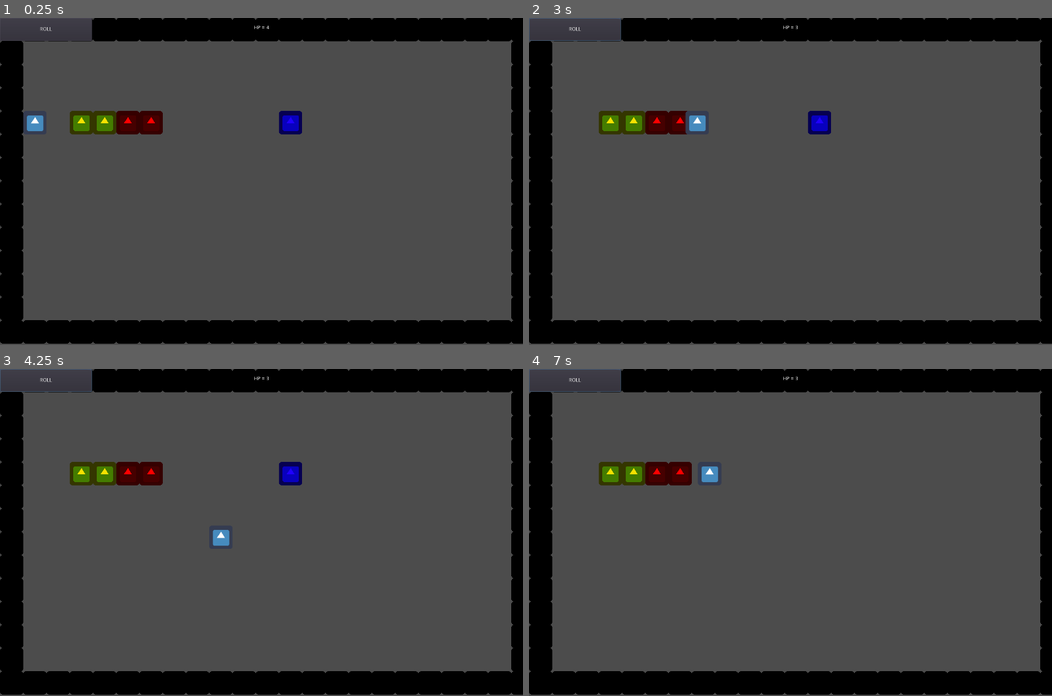
Above: before the commit, frames 1-4 (two rows, left to right).
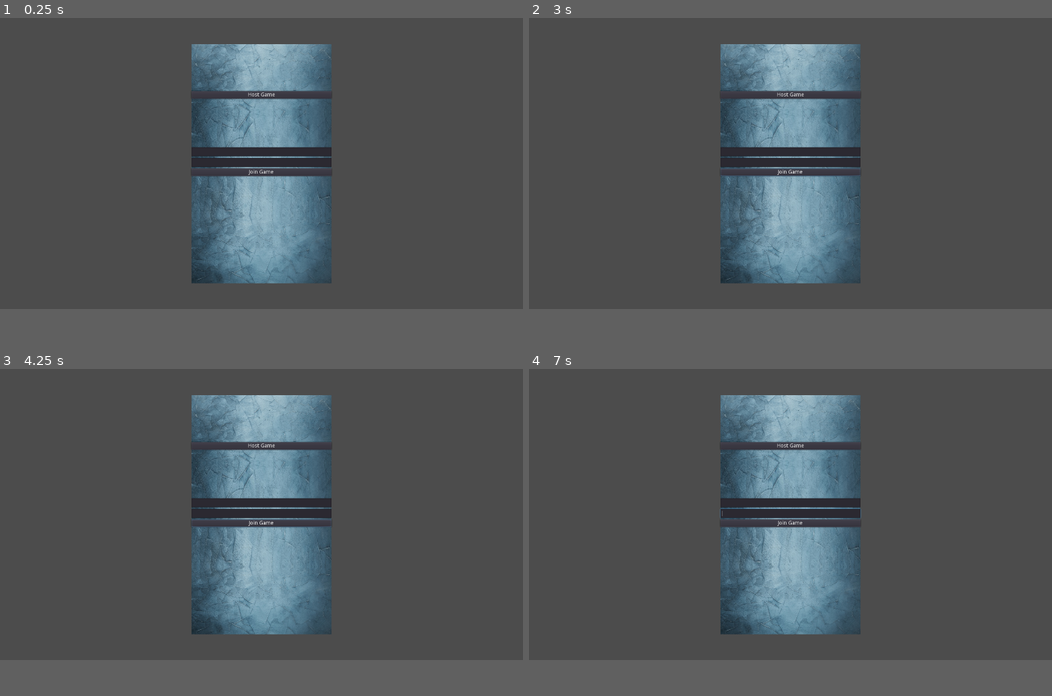
Above: after the commit, the same moments.

Repository: ilipovcev/FourX
Game: Godot game, scene res://StartMenu/Menu.tscn
The game is run twice, just before and just after one commit, with the same random seed, the same clock (stepped at 60 frames per second) and the same inputs. Before the commit the project starts from res://Game.tscn. The engine's default icon, where the game draws it, is replaced by a stand-in: a white triangle on a blue panel in a dark square.
Inputs (mouse positions are in pixels of both pictures, inside the frame that each line leads up to):
- Up to frame 1 (0.25 s): no input
- Up to frame 2 (3 s): click (790, 103) at 0.5 s, where only the run after the commit has a clickable "Host Game"; click (790, 191) at 1.25 s, where only the run after the commit has a clickable "Join Game"; click (576, 31) at 2 s, where only the run before the commit has a clickable "ROLL"; move the mouse to (905, 165) at 2.77 s; hold Right (ui_right) from 2.78 s (still down)
- Up to frame 3 (4.25 s): move the mouse to (156, 548) at 3.52 s; release Right (ui_right) at 3.53 s; hold Down (ui_down) from 3.53 s (still down)
- Up to frame 4 (7 s): move the mouse to (842, 460) at 4.27 s; release Down (ui_down) at 4.28 s; hold Right (ui_right) 4.28-5.03 s; move the mouse to (764, 597) at 5.02 s; hold Up (ui_up) 5.03-5.78 s; move the mouse to (947, 581) at 5.77 s; hold Left (ui_left) from 5.78 s (still down); move the mouse to (633, 483) at 6.52 s
In our replay, the window is 800x500 before the commit and 800x445 after it. These sizes can differ from the game's own. Grey fills any space a smaller window leaves; there, only what the larger window draws over its background counts as a difference.

The runs differ from the first frame. In frame 1, 34% of the frame differs, in the area x 0-100%, y 0-100%; in frame 2, 34%; in frame 3, 34%; in frame 4, 34%.

Commit message:
добавил меню и возможность хостить сервер нажатием на кнопку

Diff:
--- a/Singletons/Server.gd
+++ b/Singletons/Server.gd
@@ -4,13 +4,11 @@
 var ip = "127.0.0.1"
 var port = 1909
 
-func _ready():
-  connectServer()
-
 
 func connectServer():
   network.create_client(ip, port)
   get_tree().set_network_peer(network)
+  print("try")
 
   network.connect("connection_succeeded", self, "_On_connection_succeeded")
   network.connect("connection_failed", self, "_On_connection_failed")
--- /dev/null
+++ b/StartMenu/HostButton.gd
@@ -0,0 +1,5 @@
+extends Button
+
+
+func _ready():
+	pass
--- /dev/null
+++ b/StartMenu/Menu.gd
@@ -0,0 +1,10 @@
+extends Control
+
+
+
+func _ready():
+	pass
+
+
+func _on_HostButton_pressed():
+	Server.connectServer()
--- /dev/null
+++ b/StartMenu/Menu.tscn
@@ -0,0 +1,77 @@
+[gd_scene load_steps=4 format=2]
+
+[ext_resource path="res://Texture/blue-with-vignette-marble-texture-background-with-copy-space_23-2148327728.jpg" type="Texture" id=1]
+[ext_resource path="res://StartMenu/HostButton.gd" type="Script" id=2]
+[ext_resource path="res://StartMenu/Menu.gd" type="Script" id=3]
+
+[node name="Menu" type="Control"]
+anchor_right = 1.0
+anchor_bottom = 1.0
+script = ExtResource( 3 )
+__meta__ = {
+"_edit_use_anchors_": false
+}
+
+[node name="NinePatchRect" type="NinePatchRect" parent="."]
+anchor_left = 0.5
+anchor_top = 0.5
+anchor_right = 0.5
+anchor_bottom = 0.5
+margin_left = -185.0
+margin_top = -315.5
+margin_right = 185.0
+margin_bottom = 315.5
+texture = ExtResource( 1 )
+patch_margin_left = 150
+patch_margin_top = 300
+patch_margin_right = 150
+patch_margin_bottom = 300
+__meta__ = {
+"_edit_use_anchors_": false
+}
+
+[node name="VBoxContainer" type="VBoxContainer" parent="NinePatchRect"]
+anchor_right = 1.0
+anchor_bottom = 1.0
+__meta__ = {
+"_edit_use_anchors_": false
+}
+
+[node name="MarginContainer" type="MarginContainer" parent="NinePatchRect/VBoxContainer"]
+margin_right = 370.0
+margin_bottom = 120.0
+rect_min_size = Vector2( 0, 120 )
+
+[node name="HostButton" type="Button" parent="NinePatchRect/VBoxContainer"]
+margin_top = 124.0
+margin_right = 370.0
+margin_bottom = 144.0
+size_flags_horizontal = 5
+size_flags_vertical = 5
+text = "Host Game"
+script = ExtResource( 2 )
+
+[node name="MarginContainer2" type="MarginContainer" parent="NinePatchRect/VBoxContainer"]
+margin_top = 148.0
+margin_right = 370.0
+margin_bottom = 268.0
+rect_min_size = Vector2( 0, 120 )
+
+[node name="InputIP" type="LineEdit" parent="NinePatchRect/VBoxContainer"]
+margin_top = 272.0
+margin_right = 370.0
+margin_bottom = 296.0
+
+[node name="InputPort" type="LineEdit" parent="NinePatchRect/VBoxContainer"]
+margin_top = 300.0
+margin_right = 370.0
+margin_bottom = 324.0
+
+[node name="JoinButton" type="Button" parent="NinePatchRect/VBoxContainer"]
+margin_top = 328.0
+margin_right = 370.0
+margin_bottom = 348.0
+size_flags_horizontal = 5
+size_flags_vertical = 5
+text = "Join Game"
+[connection signal="pressed" from="NinePatchRect/VBoxContainer/HostButton" to="." method="_on_HostButton_pressed"]
--- a/project.godot
+++ b/project.godot
@@ -16,7 +16,7 @@
 [application]
 
 config/name="FourX"
-run/main_scene="res://Game.tscn"
+run/main_scene="res://StartMenu/Menu.tscn"
 config/icon="res://icon.png"
 
 [autoload]
@@ -26,5 +26,5 @@
 
 [display]
 
-window/size/width=1440
-window/size/height=900
+window/size/width=1380
+window/size/height=768
Binary file added: Texture/blue-with-vignette-marble-texture-background-with-copy-space_23-2148327728.jpg
Not shown, added: Texture/blue-with-vignette-marble-texture-background-with-copy-space_23-2148327728.jpg.import
